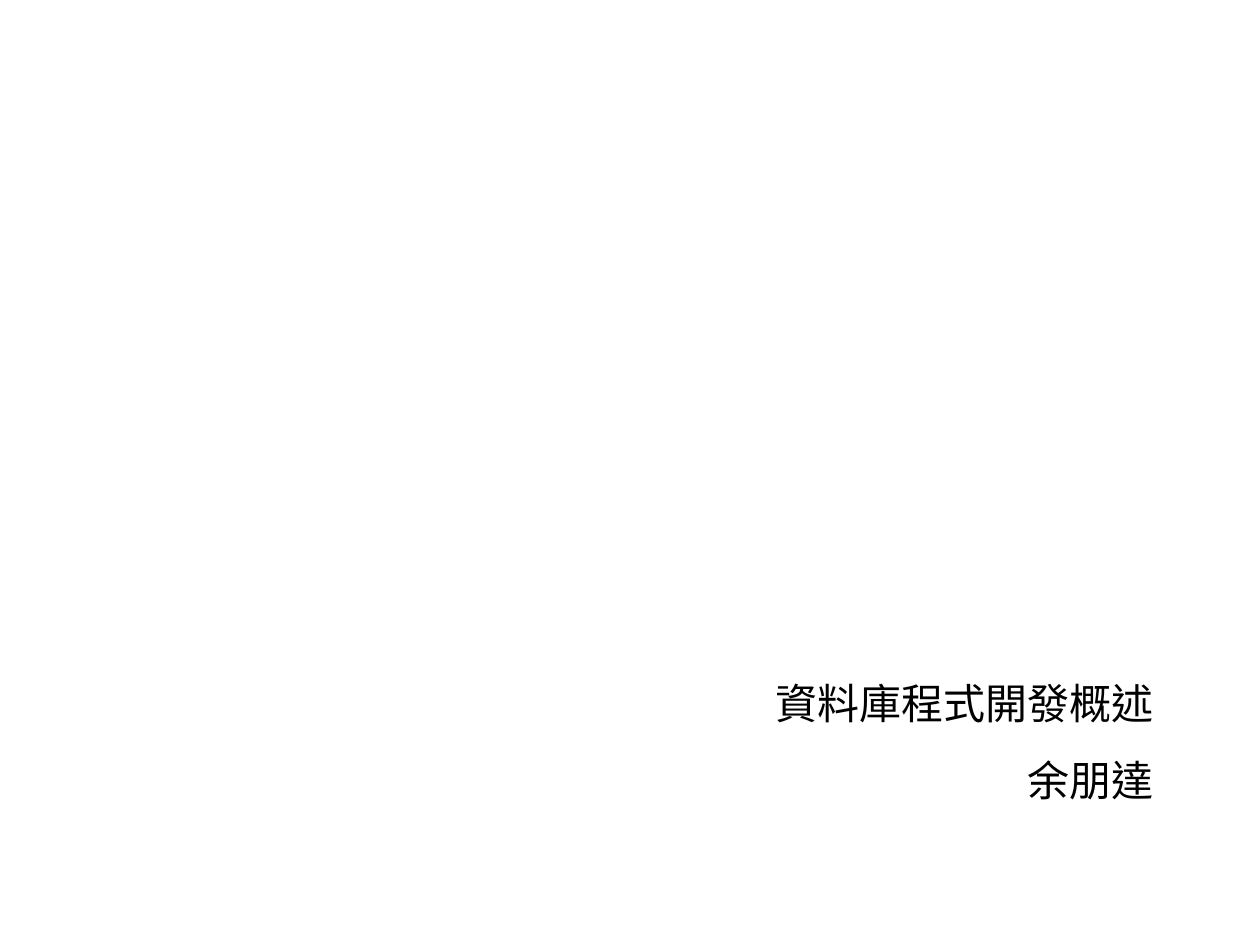
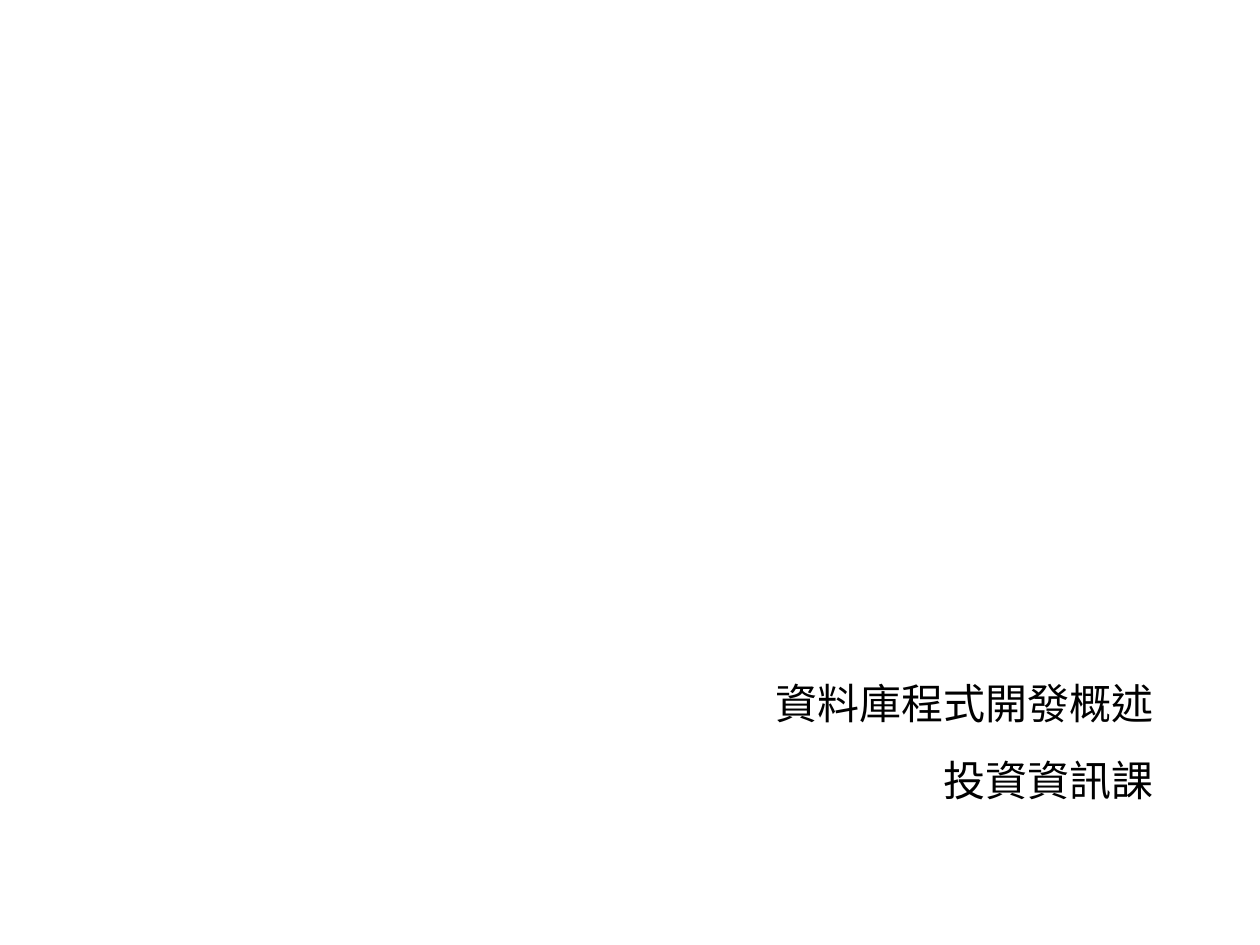
Before and after one commit to YiChiLin/TrainingPackage, a slide deck: slide 1 of 簡報及DB/資料庫程式開發概述.ppt. Drawn at 1260x945 pixels with LibreOffice and Linux fonts; fonts in the diff are those of the drawing; background and template pictures are left out. Boxes give left, top, right and bottom in pixels: in the first picture for what was removed or moved away, otherwise in the second. Text is boxed around its words. In the diff, an @@ line names an element or a change of style, - is before the commit and + after.

```diff
--- a/簡報及DB/資料庫程式開發概述.ppt
+++ b/簡報及DB/資料庫程式開發概述.ppt
@@ text at bbox=[943, 760, 1153, 800]: text changed @@
-余朋達
+投資資訊課
```
Also in this commit, not shown: 1 slide added, 3 other files.
